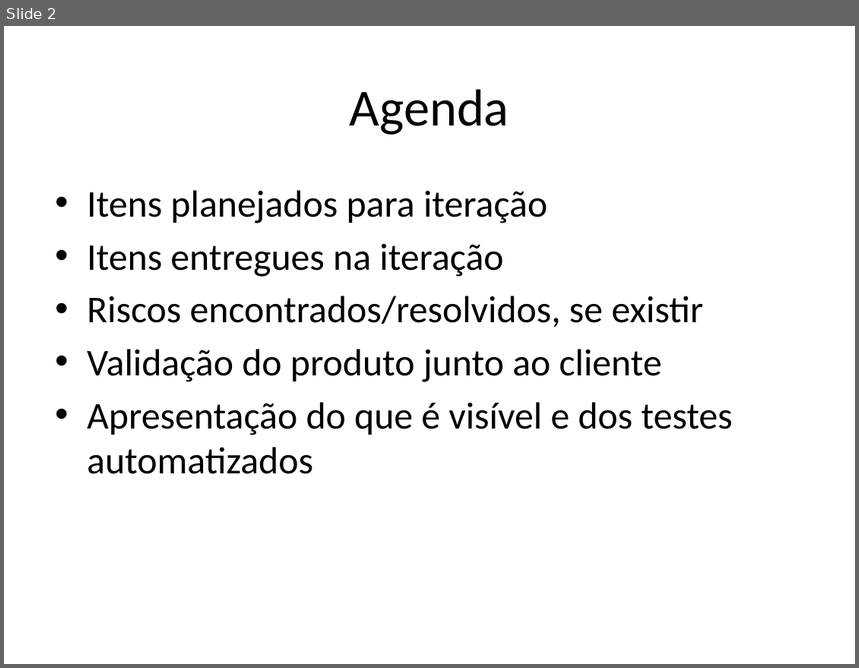
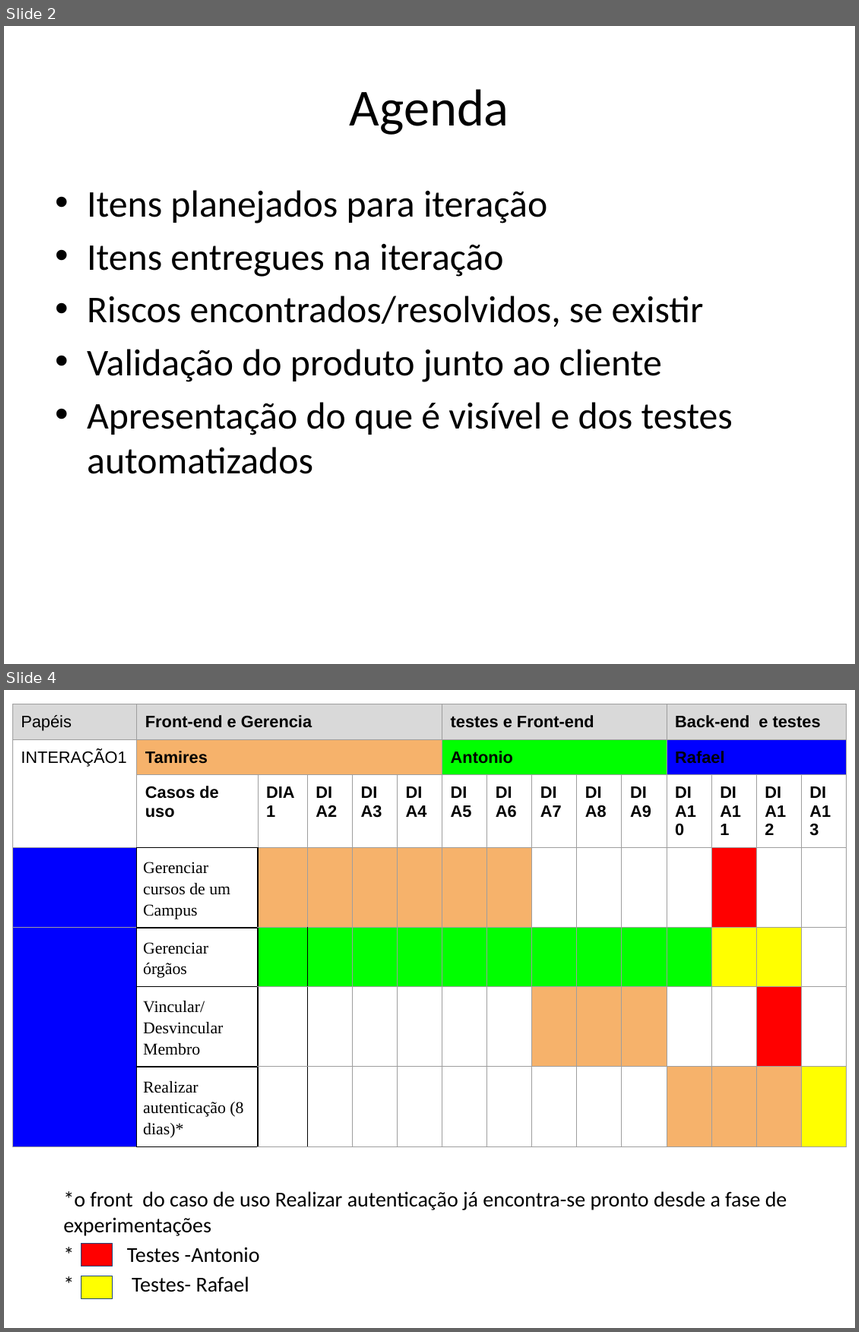
Before and after one commit to Antoniojustino4/sysmeeting, a slide deck: docs/PJ2/1 Interação/Template_apresentacao_de_resultados.pptx. Shown one above the other, each under a label of ours: slide 2 before the commit, slides 2 and 4 after it; the slides between them are not shown. The pictures are 859x668 and 859x1332 pixels, drawn with LibreOffice and Linux fonts; fonts in the diff are those of the drawing. Boxes give left, top, right and bottom in pixels: in the first picture for what was removed or moved away, otherwise in the second. Text is boxed around its words. In the diff, an @@ line names an element or a change of style, - is before the commit and + after.

```diff
--- a/docs/PJ2/1 Interação/Template_apresentacao_de_resultados.pptx
+++ b/docs/PJ2/1 Interação/Template_apresentacao_de_resultados.pptx
@@ slide 4 added at <box>4,690,855,1328</box>, background #FFFFFF @@
@@ table added at <box>12,704,848,1141</box>, 7 rows, 15 columns @@
+Papéis | Front-end e Gerencia |  |  |  |  | testes e Front-end |  |  |  |  | Back-end e testes |  |  | 
+INTERAÇÃO1 | Tamires |  |  |  |  | Antonio |  |  |  |  | Rafael |  |  | 
+ | Casos de uso | DIA1 | DIA2 | DIA3 | DIA4 | DIA5 | DIA6 | DIA7 | DIA8 | DIA9 | DIA10 | DIA11 | DIA12 | DIA13
+ | Gerenciar cursos de um Campus |  |  |  |  |  |  |  |  |  |  |  |  | 
+ | Gerenciar órgãos |  |  |  |  |  |  |  |  |  |  |  |  | 
+ | Vincular/ Desvincular Membro |  |  |  |  |  |  |  |  |  |  |  |  | 
+ | Realizar autenticação (8 dias)* |  |  |  |  |  |  |  |  |  |  |  |  | 
@@ text added at <box>63,1192,788,1293</box>, 18 pt, text #000000 @@
+*o front do caso de uso Realizar autenticação já encontra-se pronto desde a fase de experimentações
+* Testes -Antonio
+* Testes- Rafael
@@ rectangle added at <box>81,1243,112,1266</box>, fill #FF0000, outline #1F497D 0.75 pt @@
@@ rectangle added at <box>81,1277,112,1300</box>, fill #FFFF00, outline #1F497D 0.75 pt @@
```
Also in this commit, not shown: 1 other slide changed, 4 other slides added, 7 other files.
